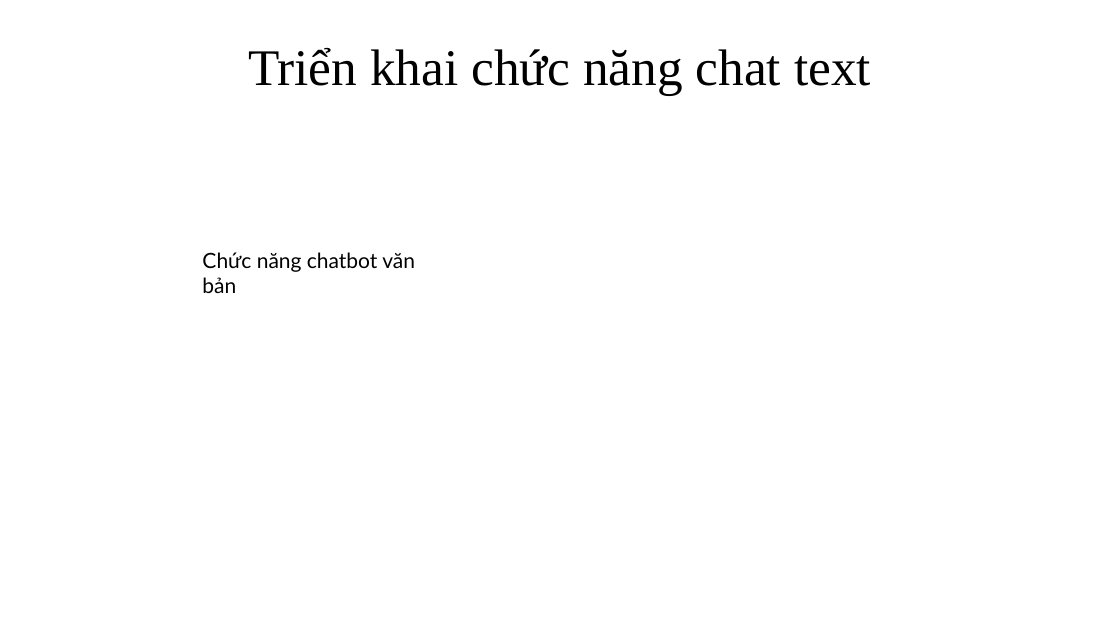
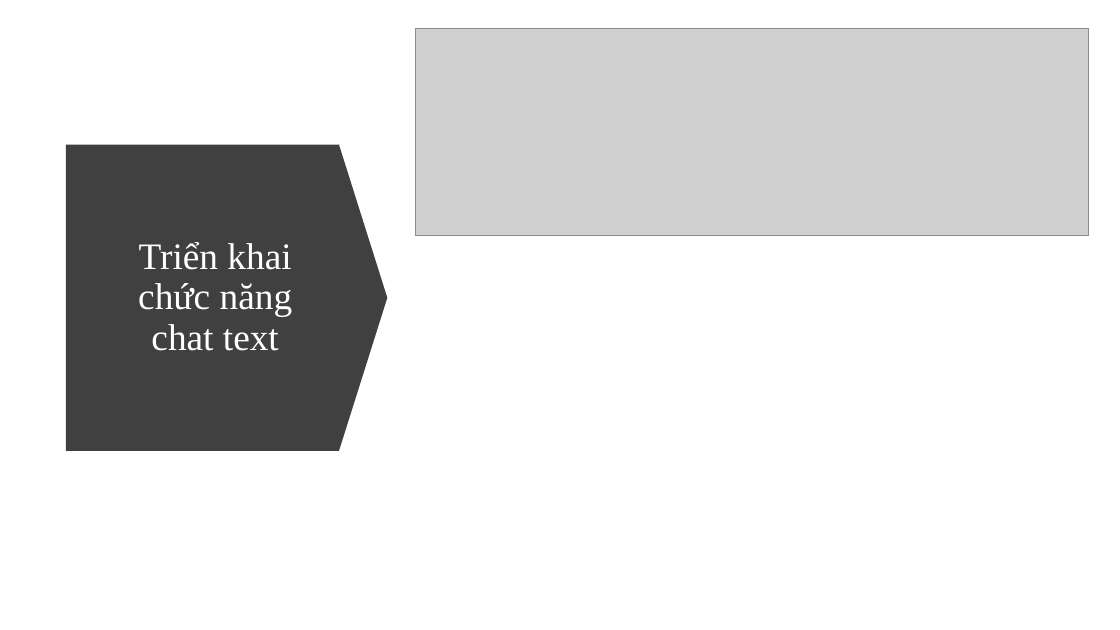
Before and after one commit to ngovanuc/Vietnamese_History_Chatbot, a slide deck: slide 24 of documents/slide bao cao.pptx (slide 22 before the commit). Drawn at 1120x630 pixels with LibreOffice and Linux fonts; fonts in the diff are those of the drawing; grey boxes stand for pictures. Boxes give left, top, right and bottom in pixels: in the first picture for what was removed or moved away, otherwise in the second. Text is boxed around its words. In the diff, an @@ line names an element or a change of style, - is before the commit and + after.

```diff
--- a/documents/slide bao cao.pptx
+++ b/documents/slide bao cao.pptx
@@ picture added at bbox=[416, 29, 1089, 235] @@
@@ down arrow added at bbox=[66, 145, 388, 451], fill #404040 @@
@@ text "Triển khai chức năng chat ...": place and size @@
-text "Triển khai chức năng chat ..." at bbox=[248, 48, 871, 96]
+text "Triển khai chức năng chat ..." at bbox=[138, 242, 293, 351]
@@ text "Triển khai chức năng chat ..." at bbox=[138, 242, 293, 351]: size 44 to 32 pt, text colour #000000 to #FFFFFF; more space between paragraphs @@
@@ text removed at bbox=[202, 252, 415, 293] @@
-Chức năng chatbot văn bản
```
Also in this commit, not shown: 37 other slides changed, 4 slides added, 4 slides removed.
